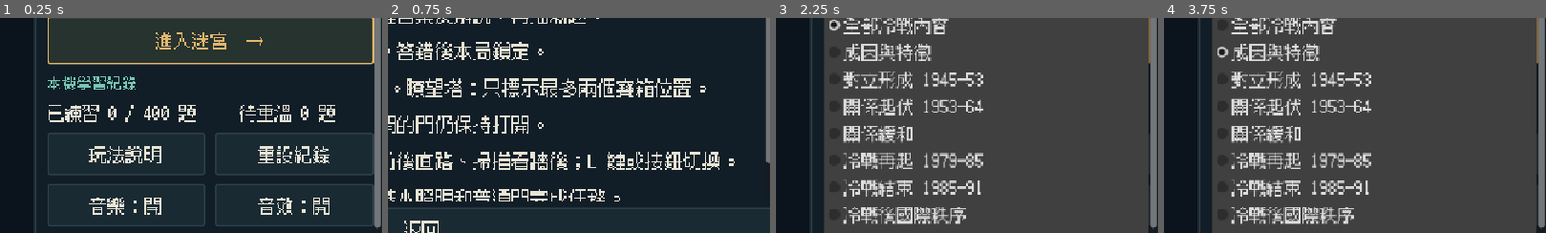
Above: before the commit, frames 1-4 (left to right).
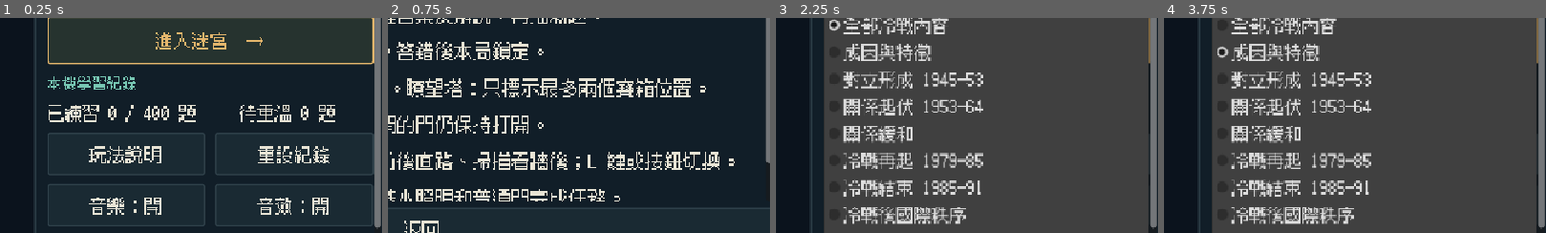
Above: after the commit, the same moments.

Repository: kitlung1107/ColdWarMaze
Game: Godot game, scene res://main.tscn
Same seed, same stepped clock (60 frames per second), same inputs: the game is played once before the commit and once after it. Sound files missing from this copy of the repository are replaced by a short silence.
Inputs:
- Up to frame 1 (0.25 s): no input
- Up to frame 2 (0.75 s): click "玩法說明" at 0.5 s
- Up to frame 3 (2.25 s): click "返回" at 1.25 s; click "全部冷戰內容" at 2 s
- Up to frame 4 (3.75 s): click "進入迷宮 →" at 2.75 s; click "成因與特徵" at 3.5 s
The pictures show only the part of the screen within x 46-96%, y 41-91%; the shares and areas given below are measured in that part.

The runs differ from the first frame. In frame 1, 0.3% of the frame differs, in the area x 67-98%, y 77-97%; in frame 2, nothing differs; in frame 3, less than 0.1%; in frame 4, less than 0.1%.

Commit message:
新增返回探索館控制並修正全畫面橋接
在主頁、暫停選單的音樂／音效旁加入「返回探索館」，直向旋轉提示亦可返回；調整工具列排列及觸控尺寸。返回只改變探索館布局，不結束本局或重設迷宮。

嵌入式全畫面交由探索館處理，取消原生 fullscreen／安裝提示回退，並修正 DOMContentLoaded 初始化時橋接函式被覆蓋的問題。加入返回後局次與事件序列持續性的測試。

驗證：bridge、web fullscreen，以及 Godot 遊戲、流程、音效、改錯題測試通過。test_touch_scroll 的 8 個 16px 捲軸尺寸斷言仍失敗；未修改的原版亦有相同失敗。

Diff:
--- a/scripts/game.gd
+++ b/scripts/game.gd
@@ -267,6 +267,14 @@
 		note.set_anchors_and_offsets_preset(Control.PRESET_FULL_RECT)
 		note.vertical_alignment=VERTICAL_ALIGNMENT_CENTER
 		cover.add_child(note)
+		if OS.has_feature("web"):
+			var museum_return=museum_return_button()
+			museum_return.set_anchors_and_offsets_preset(Control.PRESET_CENTER_BOTTOM)
+			museum_return.offset_left=-museum_return.custom_minimum_size.x/2
+			museum_return.offset_right=museum_return.custom_minimum_size.x/2
+			museum_return.offset_top=-museum_return.custom_minimum_size.y-24
+			museum_return.offset_bottom=-24
+			cover.add_child(museum_return)
 
 func panel_at(rect: Rect2) -> VBoxContainer:
 	var panel=PanelContainer.new()
@@ -337,9 +345,7 @@
 	var actions=row(right)
 	actions.add_child(button("玩法說明",func():help_return="menu";mode="help"; rebuild_ui(),false,54,"help"))
 	actions.add_child(button("重設紀錄",confirm_reset,false,54,"reset_prompt"))
-	var audio_options=row(right)
-	audio_options.add_child(button("音樂："+("開" if game_audio.music_enabled else "關"),func():game_audio.toggle_music();rebuild_ui()))
-	audio_options.add_child(button("音效："+("開" if game_audio.effects_enabled else "關"),func():game_audio.toggle_effects();rebuild_ui()))
+	audio_toolbar(right)
 	right.add_child(label("已連結探索館 · 完成各局會保存結果與錯題\n同步狀態及登入身分見遊戲上方；共用裝置用完請登出。" if OS.has_feature("web") else "離線版 · 學習紀錄只存於目前裝置。",18,MUTED))
 	var copyright_label=label("Senior Form  /  HKDSE HISTORY\n%d 題・5 種題型・隨機探索" % study.bank.size(),20,TEAL)
 	copyright_label.position=Vector2(40,size.y-86)
@@ -742,14 +748,46 @@
 func pause_ui() -> void:
 	var inner=modal("任務暫停", "文件 %d / 3  ·  已答 %d 題  ·  本局編號 %d" % [file_count(),attempts,maze.seed_value])
 	inner.add_child(button("繼續探索",resume,true))
-	var audio_options=row(inner)
-	audio_options.add_child(button("音樂："+("開" if game_audio.music_enabled else "關"),func():game_audio.toggle_music();rebuild_ui()))
-	audio_options.add_child(button("音效："+("開" if game_audio.effects_enabled else "關"),func():game_audio.toggle_effects();rebuild_ui()))
+	audio_toolbar(inner)
 	if OS.has_feature("web"):
 		inner.add_child(button("全畫面遊玩",request_fullscreen))
 	inner.add_child(button("玩法說明",func():help_return="play";mode="help";rebuild_ui(),false,54,"help"))
 	inner.add_child(label("離開本局會重新生成迷宮；已保存的學習紀錄保留。",22,MUTED))
 	inner.add_child(button("結束本局，返回主頁",show_menu,false,54,"back"))
+
+func museum_return_button() -> Button:
+	var result=button("返回探索館",return_to_museum,false,64,"back")
+	# Godot's minimum canvas size scales on phones. Keep this control at least
+	# 44 CSS pixels high with readable text, including the portrait cover.
+	var scale_factor=1.0
+	if OS.has_feature("web"):
+		var css_height=float(JavaScriptBridge.eval("window.innerHeight"))
+		if css_height>0:scale_factor=maxf(1.0,size.y/css_height)
+	var text_size=maxi(20,int(ceil(16.0*scale_factor)))
+	result.add_theme_font_size_override("font_size",text_size)
+	result.custom_minimum_size=Vector2(text_size*6+32,maxf(64,ceil(44.0*scale_factor)))
+	return result
+
+func audio_toolbar(parent: Node) -> void:
+	var audio_options=HFlowContainer.new()
+	audio_options.add_theme_constant_override("h_separation",12)
+	audio_options.add_theme_constant_override("v_separation",10)
+	audio_options.size_flags_horizontal=Control.SIZE_EXPAND_FILL
+	parent.add_child(audio_options)
+	audio_options.add_child(button("音樂："+("開" if game_audio.music_enabled else "關"),func():game_audio.toggle_music();rebuild_ui()))
+	audio_options.add_child(button("音效："+("開" if game_audio.effects_enabled else "關"),func():game_audio.toggle_effects();rebuild_ui()))
+	if OS.has_feature("web"):
+		var museum_return=museum_return_button()
+		var toolbar_font=int(museum_return.get_theme_font_size("font_size"))
+		for audio_button in audio_options.get_children():
+			audio_button.add_theme_font_size_override("font_size",toolbar_font)
+			audio_button.custom_minimum_size=Vector2(toolbar_font*4+32,museum_return.custom_minimum_size.y)
+		audio_options.add_child(museum_return)
+
+func return_to_museum() -> void:
+	if OS.has_feature("web"):
+		# Returning changes the host layout; it does not end the current round.
+		JavaScriptBridge.eval("window.HistoryGame && window.HistoryGame.returnToView()")
 
 func play_sound(effect_name: String) -> void:
 	if not test_mode:
Not shown, changed: tests/test_history_bridge.cjs
Not shown, changed: web/history-game-bridge.js
